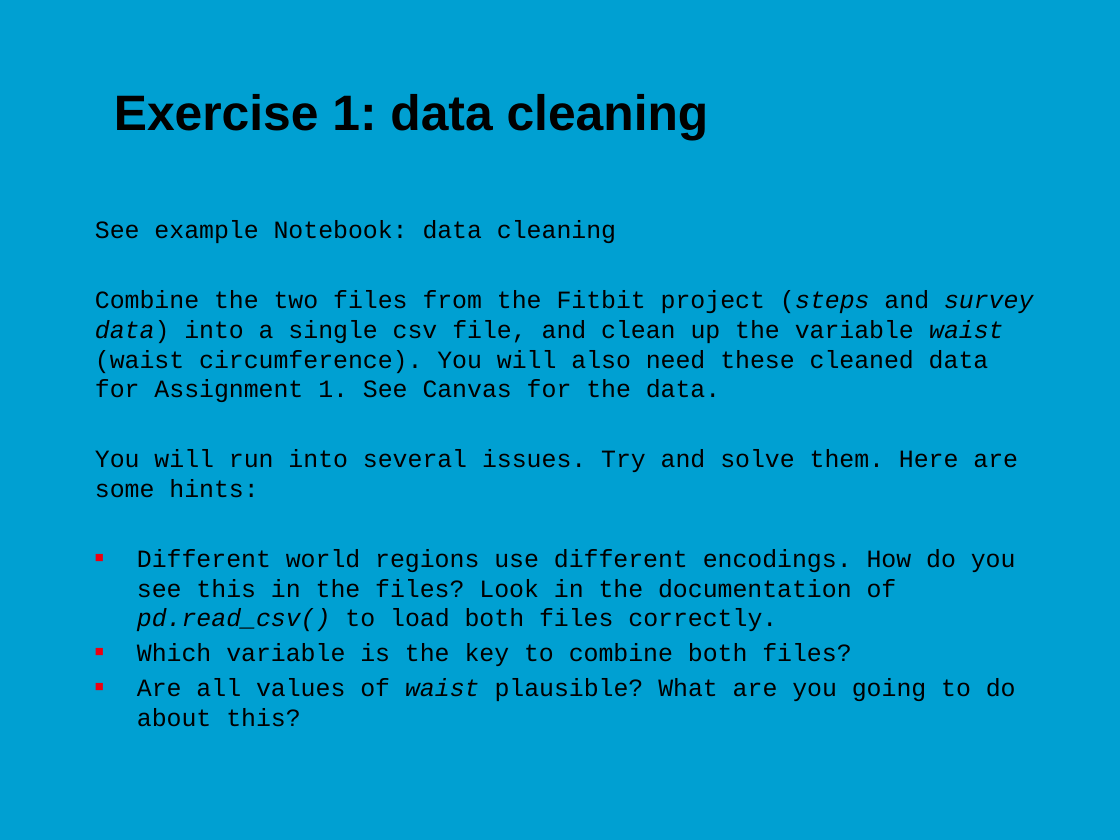
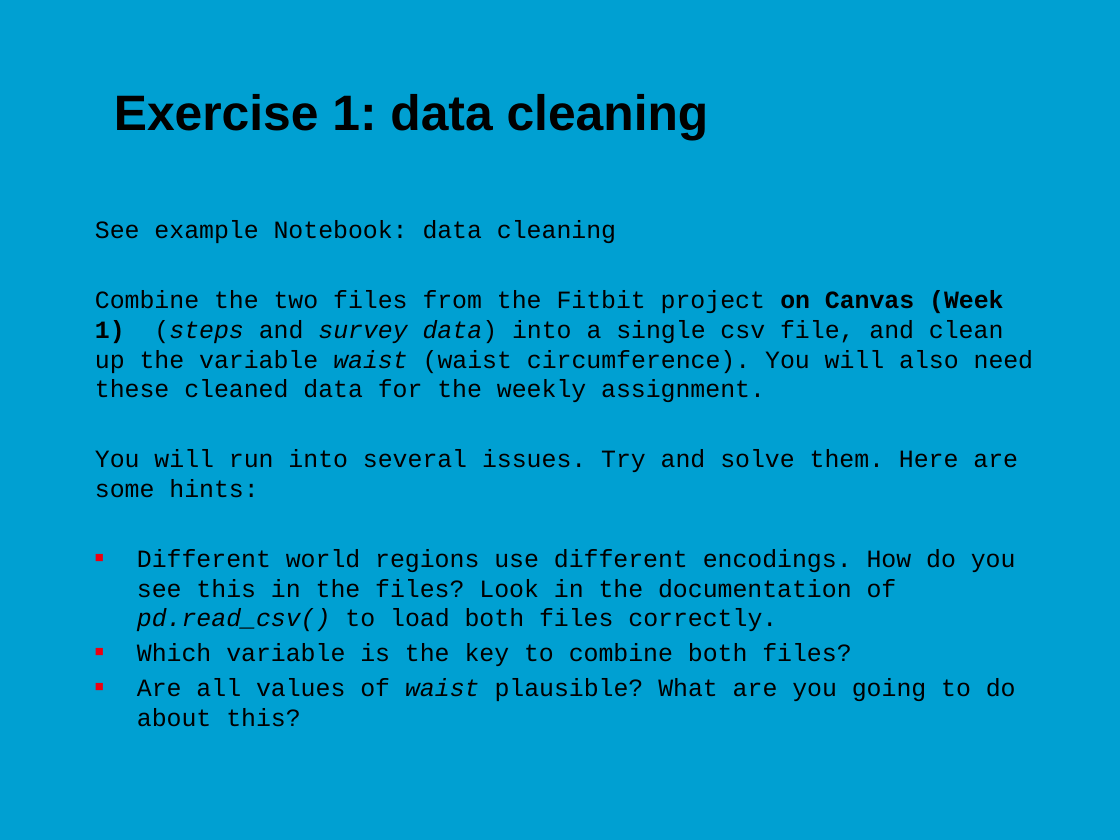
Before and after one commit to jonasmoons/data-driven-learning, a slide deck: slide 16 of slides/Week 1.pptx. Drawn at 1120x840 pixels with LibreOffice and Linux fonts; fonts in the diff are those of the drawing; background and template pictures are left out. Boxes give left, top, right and bottom in pixels: in the first picture for what was removed or moved away, otherwise in the second. Text is boxed around its words. In the diff, an @@ line names an element or a change of style, - is before the commit and + after.

```diff
--- a/slides/Week 1.pptx
+++ b/slides/Week 1.pptx
@@ text at (95, 290, 1034, 402): text changed @@
-Combine the two files from the Fitbit project (steps and survey data) into a single csv file, and clean up the variable waist (waist circumference). You will also need these cleaned data for Assignment 1. See Canvas for the data.
+Combine the two files from the Fitbit project on Canvas (Week 1) (steps and survey data) into a single csv file, and clean up the variable waist (waist circumference). You will also need these cleaned data for the weekly assignment.
```
Also in this commit, not shown: 1 other slide changed, 2 slides added, 1 slide removed, 31 other files.
